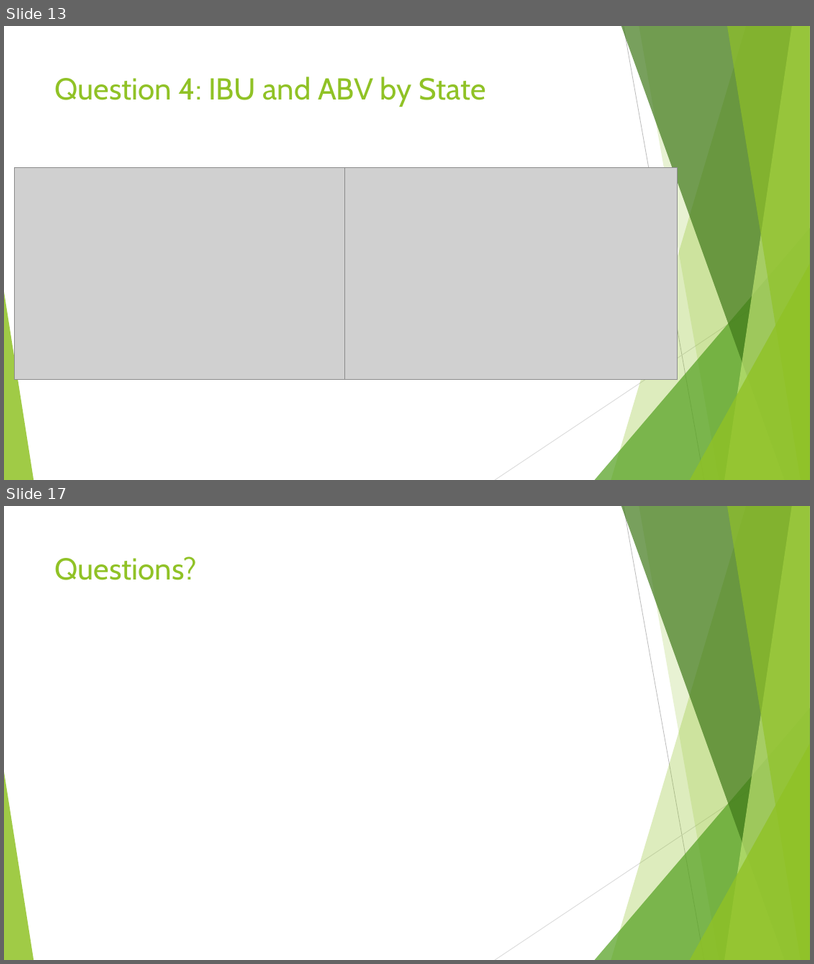
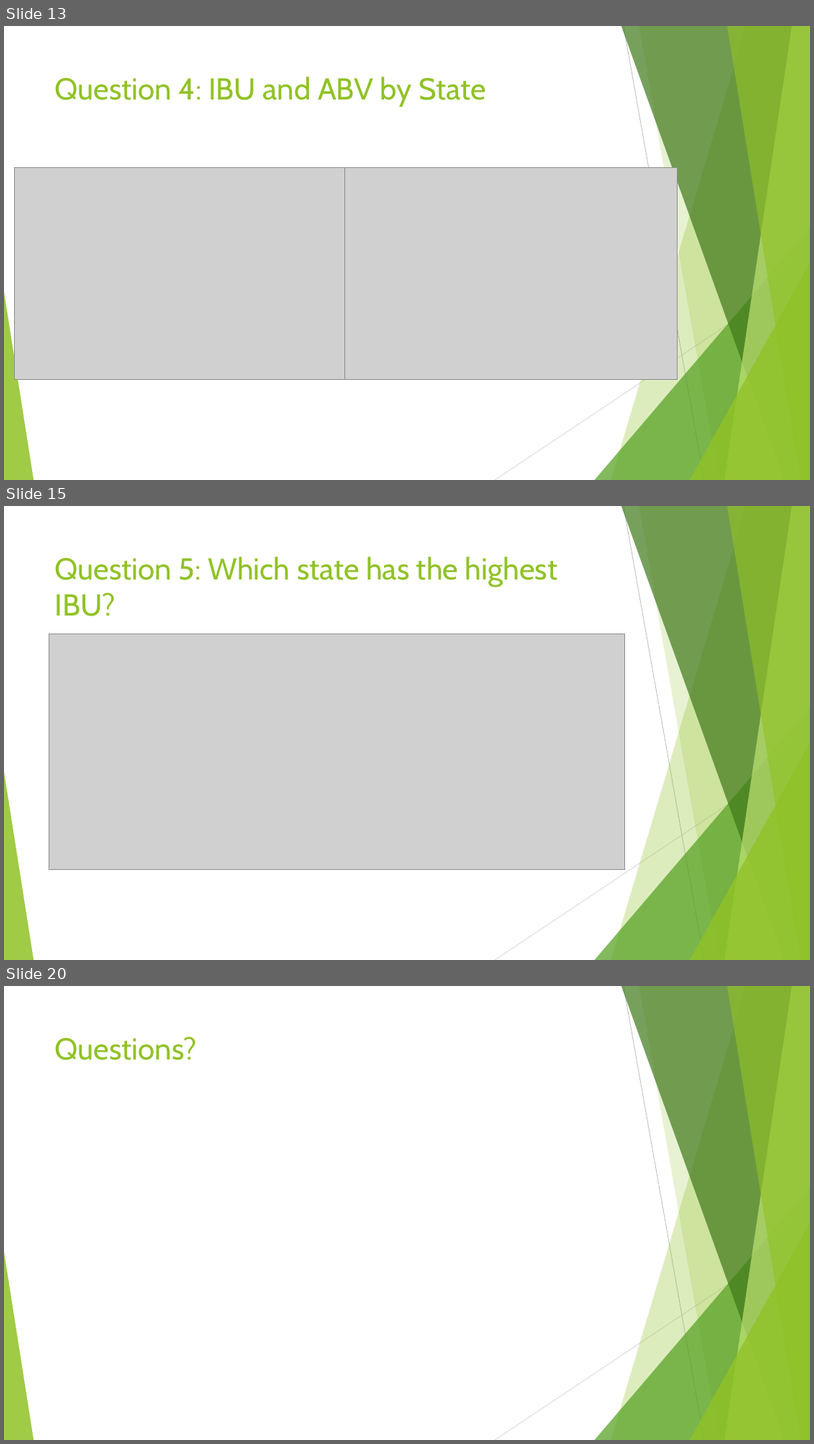
Before and after one commit to vazquezs123/DATA_SCIENCE_CS01, a slide deck: Breweries and Beer Study.pptx. Shown one above the other, each under a label of ours: slides 13 and 17 before the commit, slides 13, 15 and 20 after it; the slides between them are not shown. The pictures are 814x964 and 814x1444 pixels, drawn with LibreOffice and Linux fonts; fonts in the diff are those of the drawing; grey boxes stand for pictures. Boxes give left, top, right and bottom in pixels: in the first picture for what was removed or moved away, otherwise in the second. Text is boxed around its words. In the diff, an @@ line names an element or a change of style, - is before the commit and + after.

```diff
--- a/Breweries and Beer Study.pptx
+++ b/Breweries and Beer Study.pptx
@@ slide 15 added at bbox=[4, 506, 810, 960], background #FFFFFF; not listed: 10 template elements that a slide beside it also shows @@
@@ title added at bbox=[55, 556, 558, 616], 36 pt, text #90C226 @@
+Question 5: Which state has the highest IBU?
@@ picture added at bbox=[49, 633, 625, 870] @@
@@ what was slide 17 is now slide 20 @@
```
Also in this commit, not shown: 5 slides changed, 2 other slides added, 9 other files.
